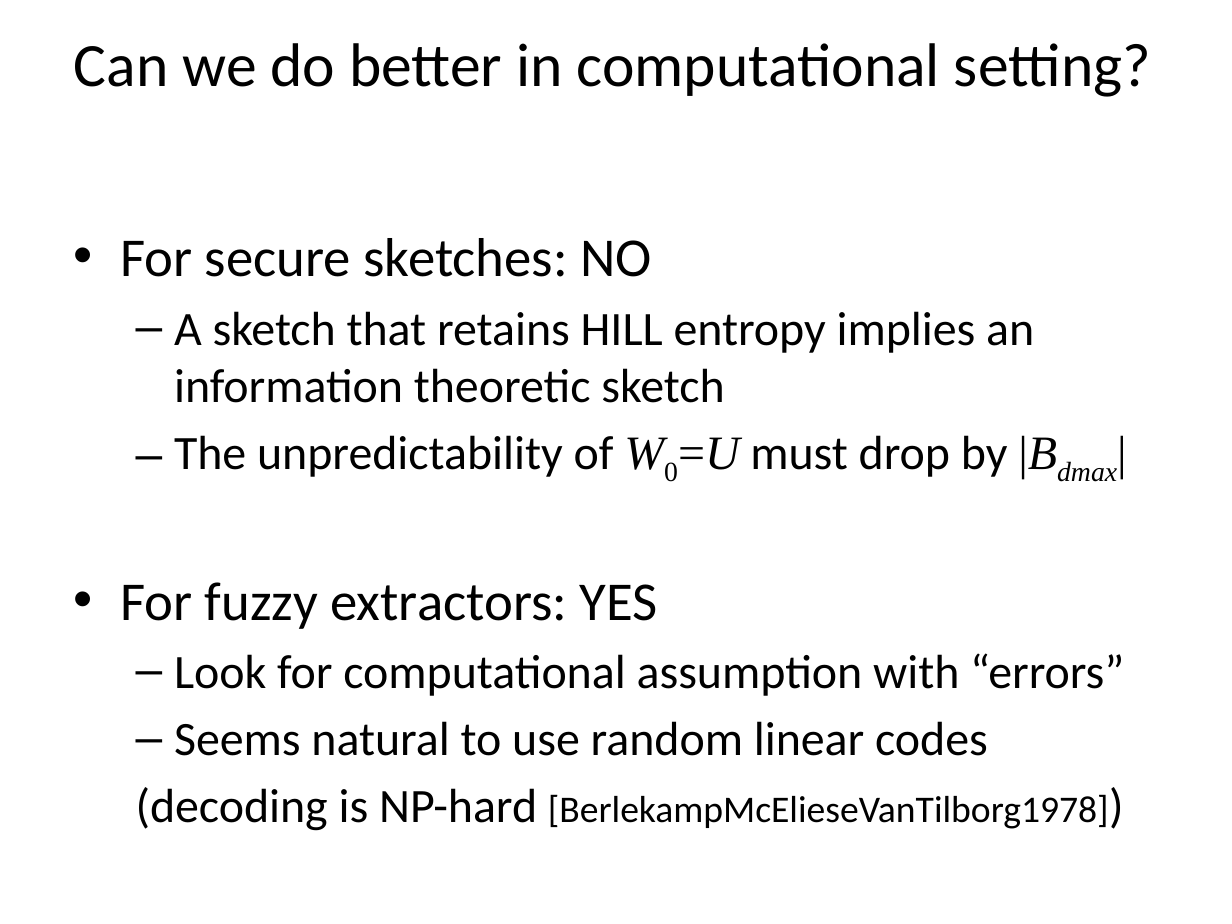
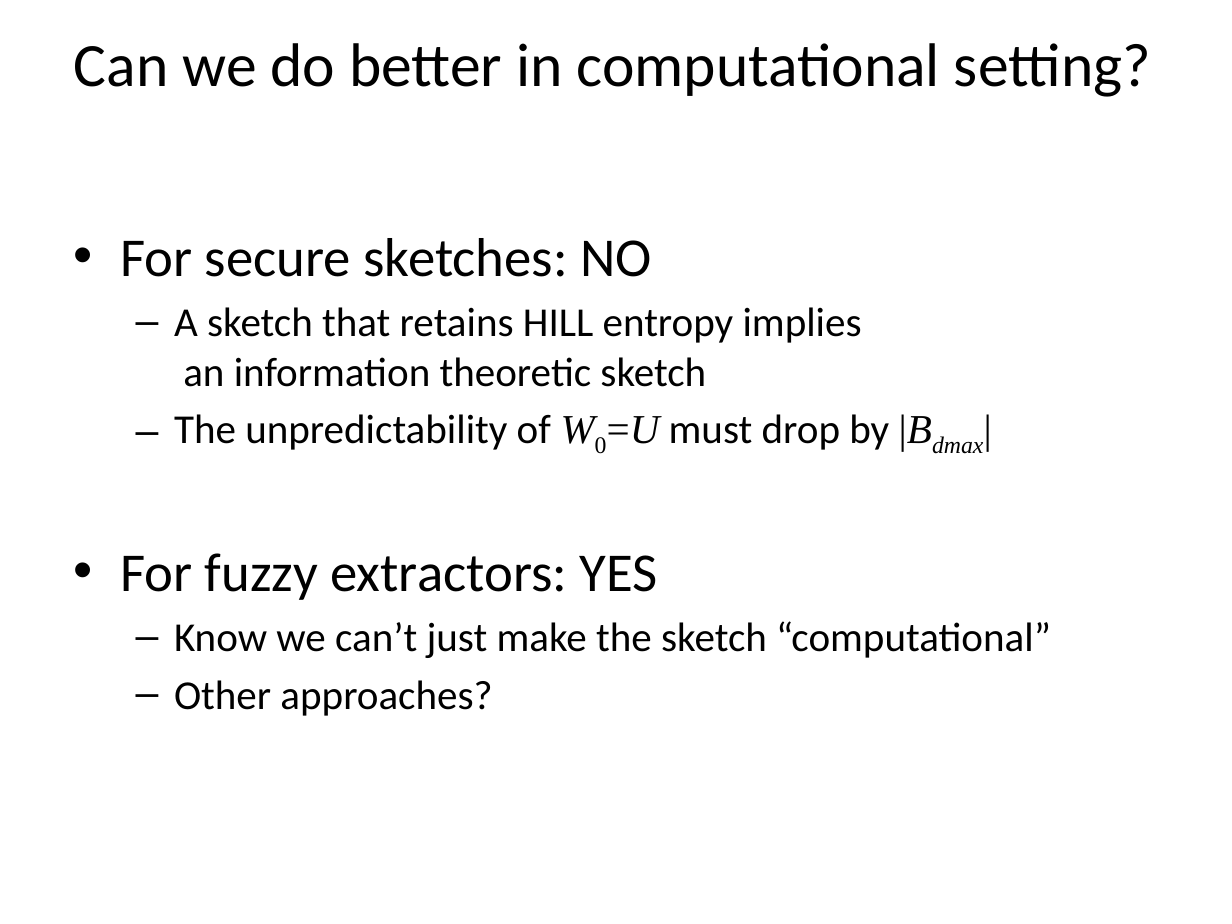
Before and after one commit to xianruimeng/comp-fuzzy-ext, a slide deck: slide 18 of ComputationalFuzzyExtractors.pptx. Drawn at 1232x924 pixels with LibreOffice and Linux fonts; fonts in the diff are those of the drawing. Boxes give left, top, right and bottom in pixels: in the first picture for what was removed or moved away, otherwise in the second. Text is boxed around its words. In the diff, an @@ line names an element or a change of style, - is before the commit and + after.

```diff
--- a/ComputationalFuzzyExtractors.pptx
+++ b/ComputationalFuzzyExtractors.pptx
@@ text at [174,307,889,450]: size 28 to 24 pt in "A sketch that retains HILL entropy implies ...", "The unpredictability of W0=U must drop by ..." @@
@@ text at [174,621,1051,716]: text changed; size 28 to 24 pt @@
-  – Look for computational assumption with “errors”
-  – Seems natural to use random linear codes
-  (decoding is NP-hard [BerlekampMcElieseVanTilborg1978])
+  – Know we can’t just make the sketch “computational”
+  – Other approaches?
```
Also in this commit, not shown: 11 other slides changed, 17 slides added.
